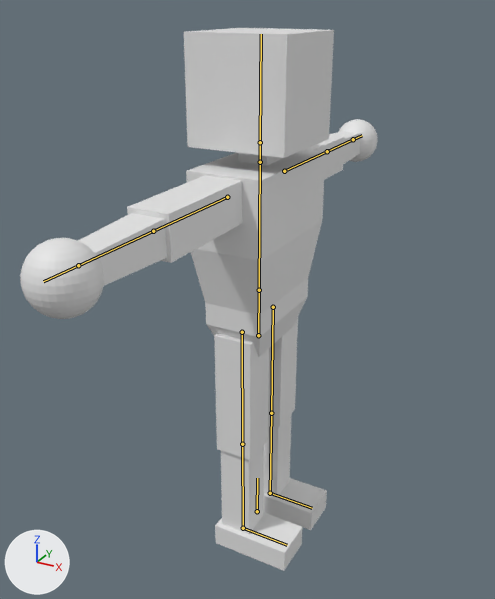
One commit to the Blender file UntitledSkiGame/Assets/ProjectAssets/Art/Models/blender/playermodel.blend: the scene before it, then after it.
The view is the same before and after, from a camera (50 mm lens) standing at (6.17, -11.73, 11.39) and looking at (0.05, -0.6, 5.83). Every picture has the same lights, and +X, +Y and +Z are marked at lower left. The picture after the commit comes second. The bones that bend it are drawn over the model as lines.
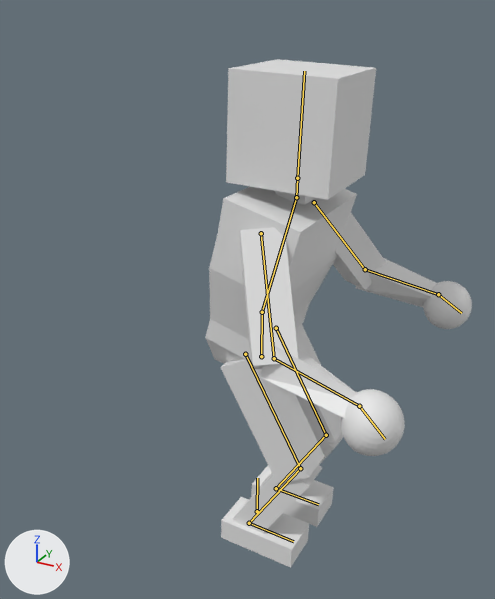
The newer file adds an action. The first version stands in its rest pose; the second is drawn at frame 30 of the action 'SpinLeft'.

What differs and where, as boxes (x1, y1, x2, y2) in the pictures (495 x 599 px):
'Cube', posed (25% narrower, 6% shorter): before (20, 28, 378, 571); after (205, 59, 472, 568)
bone 'pelvis', root to tip: before (258, 335) to (259, 290); after (261, 356) to (262, 312)
bone 'torso', root to tip: before (259, 290) to (260, 162); after (262, 312) to (296, 197)
bone 'neck', root to tip: before (260, 162) to (260, 142); after (296, 197) to (297, 178)
bone 'LArm', root to tip: before (284, 171) to (327, 151); after (314, 202) to (365, 269)
bone 'LForearm', root to tip: before (327, 151) to (353, 139); after (365, 269) to (438, 294)
bone 'LHannd', root to tip: before (353, 139) to (362, 135); after (438, 294) to (461, 313)
bone 'RArm', root to tip: before (227, 197) to (153, 231); after (261, 233) to (274, 358)
bone 'RForearm', root to tip: before (153, 231) to (78, 265); after (274, 358) to (359, 406)
bone 'RHand', root to tip: before (78, 265) to (43, 281); after (359, 406) to (385, 439)
bone 'RLeg', root to tip: before (242, 332) to (242, 444); after (245, 354) to (300, 468)
bone 'LLowerLeg', root to tip: before (242, 444) to (243, 528); after (300, 468) to (249, 523)
bone 'RFoot', root to tip: before (243, 528) to (287, 545); after (249, 523) to (293, 541)
bone 'LLeg', root to tip: before (273, 307) to (271, 413); after (276, 328) to (326, 435)
bone 'LLowerLeg.002', root to tip: before (271, 413) to (270, 493); after (326, 435) to (276, 488)
bone 'LFoot', root to tip: before (270, 493) to (312, 508); after (276, 488) to (318, 504)

The change in detail:
Bone 'pelvis' (bone_pelvis) moves from (0.0, 0.0, 0.0) to (0.07, -0.5, -0.01).
Bone 'torso' (bone_torso) turns from (0, 0, 0) to (0, 0, -16) degrees about its own x, y and z.
Bone 'neck' (bone_neck) turns from (0, 0, 0) to (0, 0, 14) degrees about its own x, y and z.
Bone 'LArm' (bone_larm) turns from (0, 0, 0) to (-42, -14, -34) degrees about its own x, y and z.
Bone 'LForearm' (bone_lforearm) turns from (0, 0, 0) to (22, -25, -63) degrees about its own x, y and z.
Bone 'LHannd' (bone_lhannd) moves from (0.0, 0.0, 0.0) to (0.0, 0.03, 0.0).
Bone 'LHannd' (bone_lhannd) turns from (0, 0, 0) to (-4, 35, 22) degrees about its own x, y and z.
Bone 'RArm' (bone_rarm) turns from (0, 0, 0) to (-46, 17, 34) degrees about its own x, y and z.
Bone 'RForearm' (bone_rforearm) turns from (0, 0, 0) to (22, 25, 63) degrees about its own x, y and z.
Bone 'RHand' (bone_rhand) moves from (0.0, 0.0, 0.0) to (0.0, -0.03, 0.0).
Bone 'RHand' (bone_rhand) turns from (0, 0, 0) to (-1, -34, -25) degrees about its own x, y and z.
Bone 'RLeg' (bone_rleg) turns from (0, 0, 0) to (-29, 0, 0) degrees about its own x, y and z.
Bone 'LLowerLeg' (bone_llowerleg) turns from (0, 0, 0) to (61, 0, 0) degrees about its own x, y and z.
Bone 'RFoot' (bone_rfoot) turns from (0, 0, 0) to (-30, 0, 0) degrees about its own x, y and z.
Bone 'LLeg' (bone_lleg) turns from (0, 0, 0) to (-29, 0, 0) degrees about its own x, y and z.
Bone 'LLowerLeg.002' (bone_llowerleg_002) turns from (0, 0, 0) to (61, 0, 0) degrees about its own x, y and z.
Bone 'LFoot' (bone_lfoot) turns from (0, 0, 0) to (-30, 0, 0) degrees about its own x, y and z.
